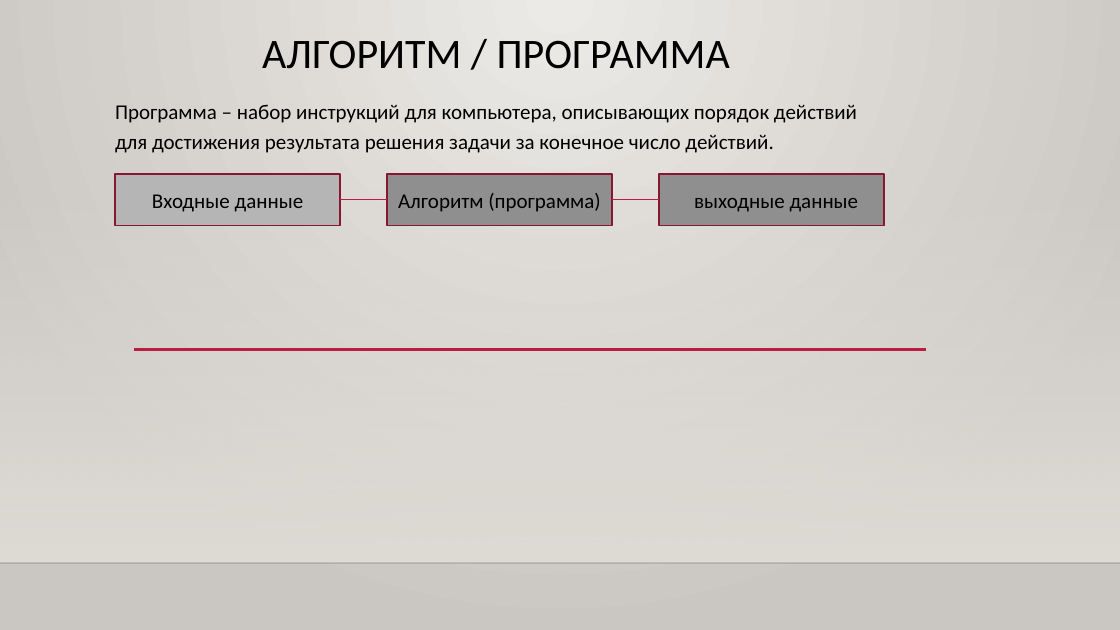
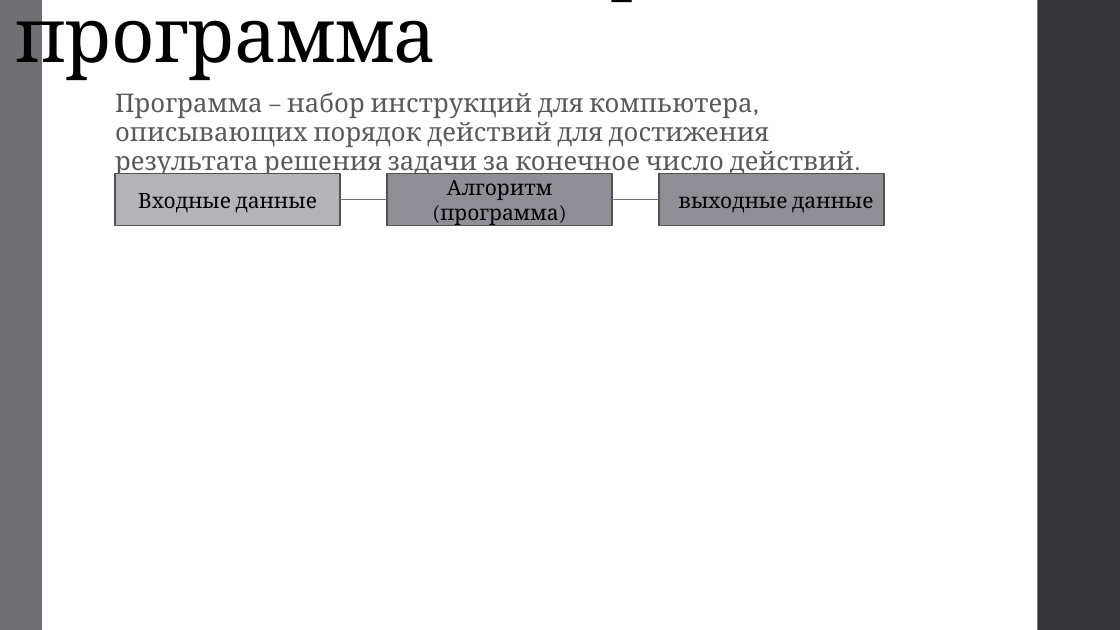
Before and after one commit to VadimDema/c-, a slide deck: slide 7 of Вадим презентация.pptx. Drawn at 1120x630 pixels with LibreOffice and Linux fonts; fonts in the diff are those of the drawing; background and template pictures are left out. Boxes give left, top, right and bottom in pixels: in the first picture for what was removed or moved away, otherwise in the second. Text is boxed around its words. In the diff, an @@ line names an element or a change of style, - is before the commit and + after.

```diff
--- a/Вадим презентация.pptx
+++ b/Вадим презентация.pptx
@@ background gradient #ECEAE7 to #CAC7C1 to #FFFFFF @@
@@ rectangle added at [0, 0, 42, 630], fill #6F6F74 @@
@@ title at [15, 0, 436, 81]: text changed; size 36 to 64.8 pt; font Calibri to Cambria @@
-АЛГОРИТМ / ПРОГРАММА
+Алгоритм / программа
@@ rectangle added at [1038, 0, 1120, 630], fill #353537 @@
@@ text "Программа – набор инструкций для ..." at [115, 92, 854, 177]: size 18 to 22 pt, font Calibri to Cambria, text colour #000000 to #595959, letter spacing 0 to 0.1 pt; line spacing 1.2 to 0.95; more space between paragraphs @@
@@ rectangle "Входные данные" at [115, 174, 340, 225]: font Calibri to Cambria; fill #B5B5B5 to #B4B4B8; outline #871631 1.25 pt to #525256 1.1 pt @@
@@ rectangle "Алгоритм (программа)" at [387, 174, 613, 225]: font Calibri to Cambria; fill #8F8F8F to #8E8E94; outline #871631 1.25 pt to #525256 1.1 pt @@
@@ rectangle "выходные данные" at [660, 174, 885, 225]: font Calibri to Cambria; fill #8F8F8F to #8E8E94; outline #871631 1.25 pt to #525256 1.1 pt @@
@@ rectangle removed at [0, 186, 1120, 563] @@
@@ line (340, 200) - (387, 200): stroke #B71E42 1 pt to #6F6F74 1 pt @@
@@ line (613, 200) - (660, 200): stroke #B71E42 1.5 pt to #6F6F74 1.5 pt @@
@@ line removed from (134, 350) to (927, 350) @@
@@ line removed from (0, 563) to (1120, 563) @@
```
Also in this commit, not shown: 8 other slides changed, 2 slides added.
